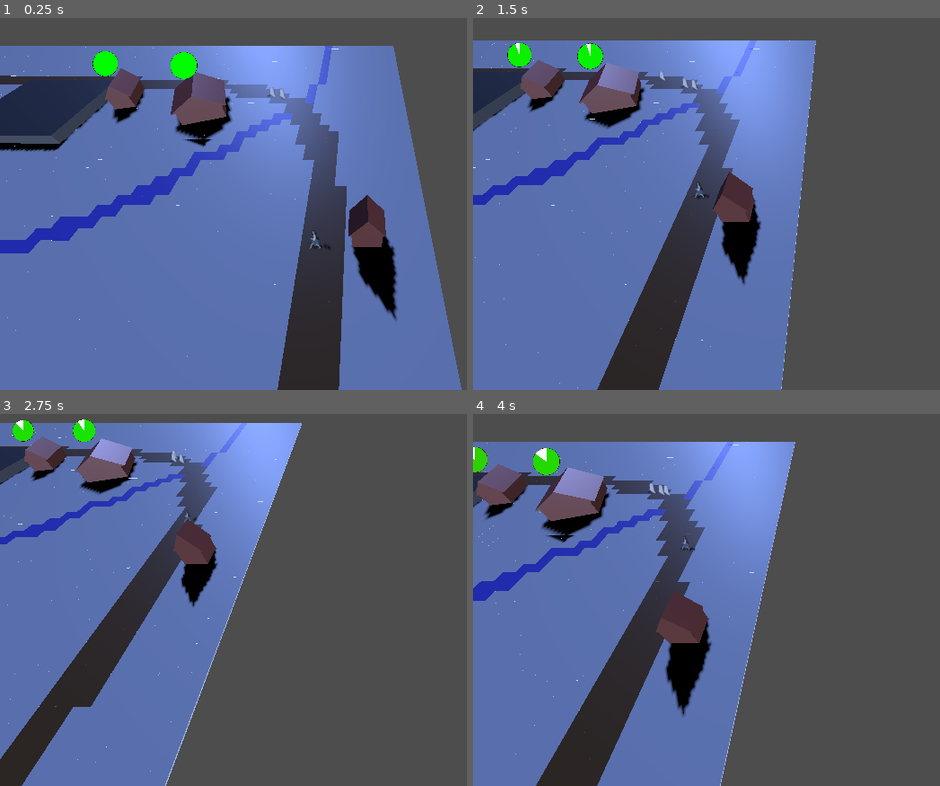
Above: before the commit, frames 1-4 (two rows, left to right).
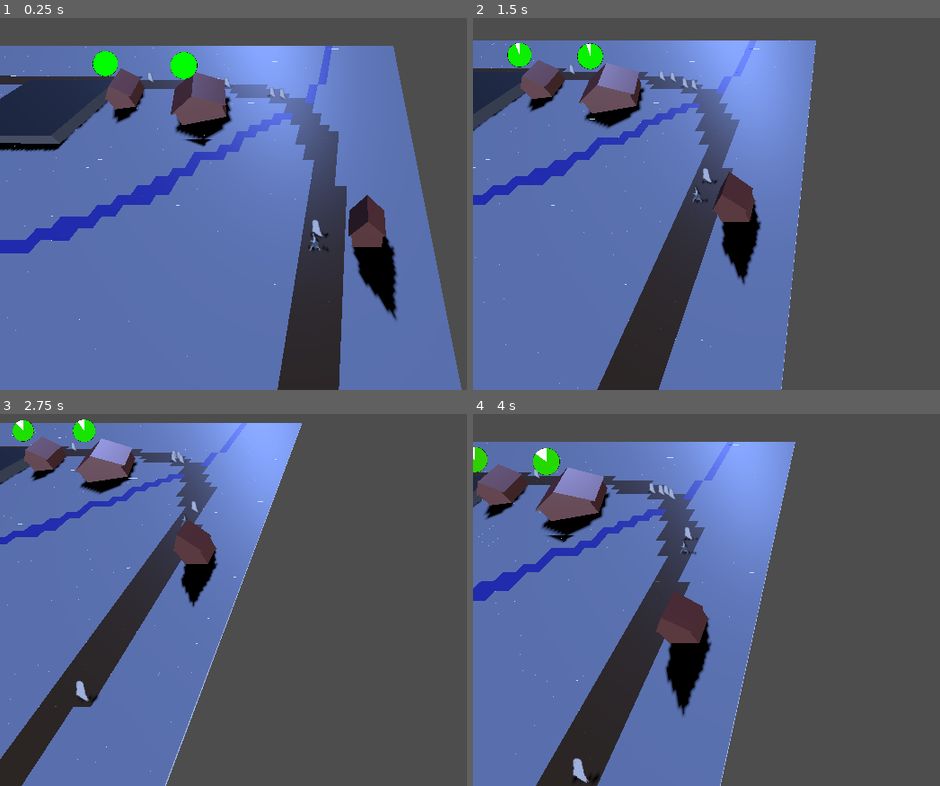
Above: after the commit, the same moments.

Repository: Ssssssaber/mara-winter-slumber
Game: Godot game, scene res://scenes/3d/environment/world.tscn
Same seed, same stepped clock (60 frames per second), same inputs: the game is played once before the commit and once after it.
Inputs (mouse positions are in pixels of both pictures, inside the frame that each line leads up to):
- Up to frame 1 (0.25 s): no input
- Up to frame 2 (1.5 s): move the mouse to (outside the picture) at 0.52 s; hold Right (ui_right) 0.53-1.28 s; click (outside the picture) at 0.67 s; move the mouse to (687, 207) at 1.27 s; hold Down (ui_down) from 1.28 s (still down)
- Up to frame 3 (2.75 s): move the mouse to (429, 495) at 2.02 s; release Down (ui_down) at 2.03 s; hold Right (ui_right) from 2.03 s (still down)
- Up to frame 4 (4 s): move the mouse to (795, 663) at 2.77 s; release Right (ui_right) at 2.78 s; hold Up (ui_up) 2.78-3.53 s; click (795, 663) at 2.92 s; move the mouse to (outside the picture) at 3.52 s; hold Left (ui_left) from 3.53 s (still down)

The runs differ from the first frame. In frame 1, 0.2% of the frame differs, in the area x 31-71%, y 14-63%; in frame 2, 0.2%; in frame 3, 0.2%; in frame 4, 0.3%, in the area x 13-49%, y 14-100%.

Commit message:
(udpate): spawing ghost near houses on start and when timeout

Diff:
--- a/scripts/3d/environment/houses/house_behavoiur.gd
+++ b/scripts/3d/environment/houses/house_behavoiur.gd
@@ -1,4 +1,4 @@
-extends Node
+extends Node3D
 
 @onready var pie_timer : Node3D = get_node("PieTimerWorld")
 @onready var interaction_area : Area3D = get_node("Area3D")
@@ -6,13 +6,16 @@
 func _ready() -> void:
 	interaction_area.body_entered.connect(_on_area_3d_body_entered)
 	pie_timer.timer.timeout.connect(_on_pie_timer_timeout)
-
-func _spawn_ghost() -> void:
-	pass
+	_spawn_ghost_near_self()
 
 func _on_area_3d_body_entered(body: Node3D) -> void:
 	print("House entered by: ", body.name)
 	pie_timer.visible = false
 
+func _spawn_ghost_near_self() -> void:
+	var ghost = GameManager.SpawnGhost()
+	var near_house_progress = GameManager.GetMainPathProgress(self)
+	GameManager.AddEntityToPath(ghost, near_house_progress, randi() % 2 == 0)
+
 func _on_pie_timer_timeout() -> void:
-	_spawn_ghost()
+	_spawn_ghost_near_self()
--- a/scripts/shared/game_manager.gd
+++ b/scripts/shared/game_manager.gd
@@ -4,6 +4,7 @@
 @onready var BuildingGridMap : GridMap= get_parent().get_node_or_null("World/GridMaps/BuildingsGridMap")
 @onready var FloorGridMap : GridMap = get_parent().get_node("World/GridMaps/FloorGridMap")
 @onready var MainPath : Path3D = get_parent().get_node("World/Paths/MainPath")
+@onready var GhostScene = load("res://scenes/3d/characters/Ghost.tscn")
 
 signal OnGameManagerReady()
 
@@ -38,11 +39,6 @@
 	var offset = curve.get_closest_offset(entity_local_pos)
 	var total_length = curve.get_baked_length()
 
-	print("Entity global pos:", entity_global_pos)
-	print("Entity local pos (to Path3D):", entity_local_pos)
-	print("Closest offset:", offset)
-	print("Total length:", total_length)
-
 	if total_length <= 0.0:
 		push_error("Total length = 0")
 		return 0.0
@@ -50,6 +46,10 @@
 	var progress = offset / total_length
 	print(entity.name, "progress:", progress)
 	return clamp(progress, 0.0, 1.0)  # Ensure it's between 0 and 1
+
+func SpawnGhost() -> Node3D:
+	var ghost = GhostScene.instantiate()
+	return ghost
 
 func AddEntityToPathAutoProgress(entity : Node3D, inversed_movement = false, keep_global_transform = false):
 	AddEntityToPath(entity, GetMainPathProgress(entity), inversed_movement, keep_global_transform);
@@ -61,23 +61,27 @@
 
 	var path_follower = PathFollow3D.new()
 
-	var script = load("res://scripts/3d/characters/movement/path/path_follower.gd")
-	if script:
-		path_follower.set_script(script)
+
+	MainPath.add_child(path_follower)
+
+	var current_parent = entity.get_parent()
+	# Remove the child node from its current parent
+	if current_parent:
+		current_parent.remove_child(entity)
+	path_follower.add_child(entity)
+
+	var PathFollowerScript = load("res://scripts/3d/characters/movement/path/path_follower.gd")
+	if PathFollowerScript:
+		path_follower.set_script(PathFollowerScript)
 	else:
 		push_error("Failed to load PathFollower script!")
 		return null
 
-	MainPath.add_child(path_follower)
-
-	entity.reparent(path_follower, keep_global_transform)
 	if not keep_global_transform:
 		entity.transform.origin = Vector3.ZERO
-		print("reset")
 
 	path_follower.progress_ratio = initial_progress
 	path_follower.inversed_movement = inversed_movement
 
-
 	print("Added entity '" + entity.name + "' to path at progress: ", initial_progress)
 	return path_follower
